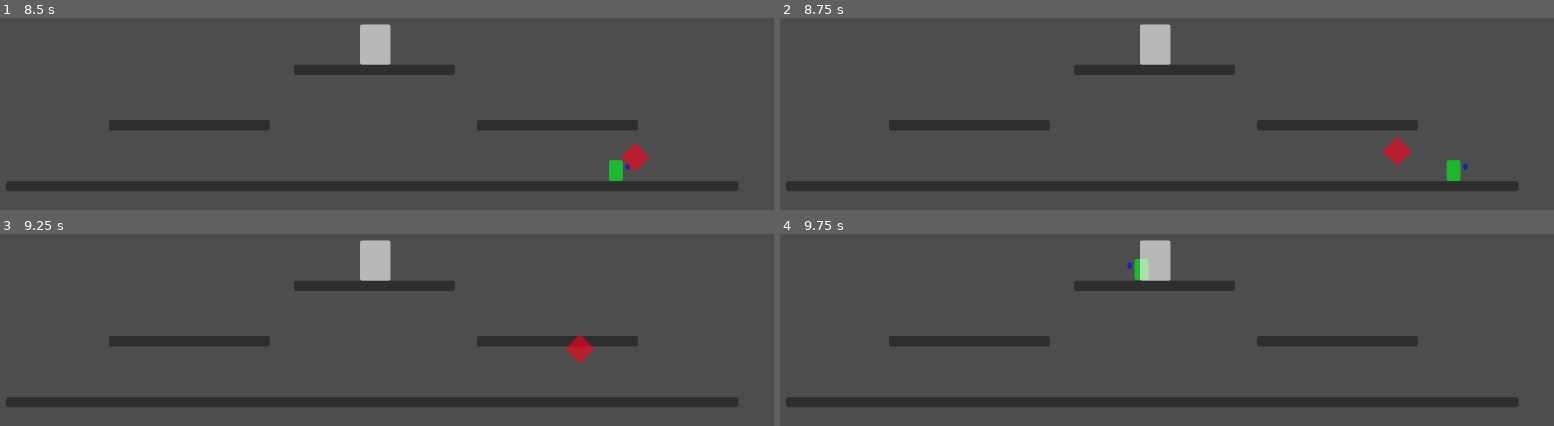
Above: before the commit, frames 1-4 (two rows, left to right).
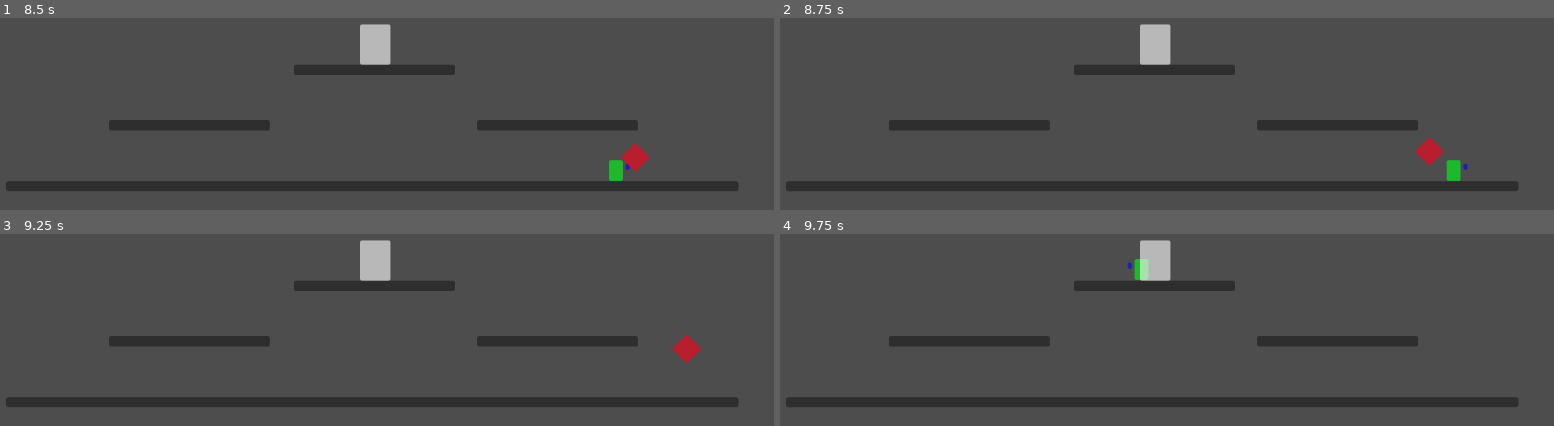
Above: after the commit, the same moments.

Repository: Wherritt/CaptainGameJam
Game: Godot game, scene res://Main.tscn
Two runs of this game, one before a commit and one after it. Both use one fixed random seed, a clock stepped at 60 frames per second and the inputs below.
Inputs:
- Up to frame 1 (8.5 s): tap Enter (ui_accept) at 0.5, 0.77, 1.52, 3.02, 3.77, 4.52, 6.02, 6.77, 7.52 s; hold Right (ui_right) 0.53-2.03 s; hold Left (ui_left) 2.03-2.78 s; hold Right (ui_right) 2.78-4.28 s; hold Left (ui_left) 4.28-5.03 s; hold Right (ui_right) 5.03-5.78 s; hold Left (ui_left) 5.78-7.28 s; hold Right (ui_right) from 7.28 s (still down)
- Up to frame 2 (8.75 s): keep holding Right (ui_right)
- Up to frame 3 (9.25 s): keep holding Right (ui_right); tap Enter (ui_accept) at 9.02 s
- Up to frame 4 (9.75 s): release Right (ui_right) at 9.53 s; hold Left (ui_left) from 9.53 s (still down)

Frame 1 is identical in both runs. In frame 2, 0.6% of the frame differs, in the area x 77-86%, y 61-77%; in frame 3, 0.6%; in frame 4, nothing differs.

Commit message:
minor adjustments to power-up speeds

Diff:
--- a/Player/Player.gd
+++ b/Player/Player.gd
@@ -15,7 +15,7 @@
 	#HAT POWER UP LOGIC
 	if not has_hat() == "":
 		if has_hat() == "hat_1":
-			SPEED = 300 * 100
+			SPEED = 330 * 100
 			JUMP_VELOCITY = -600
 			fire_rate = 0.3
 		elif has_hat() == "bullet_hat":
--- a/scripts/flyer_speed.gd
+++ b/scripts/flyer_speed.gd
@@ -10,3 +10,5 @@
 func _on_speed_up_flyers():
 	flyer_speed += 15
 	print("FLYER SPEED INCREASED: " + str(flyer_speed))
+#This script is a "singleton instance".
+#It is stored under: Project->Project Settings->Autoload
--- a/scripts/flying_enemy.gd
+++ b/scripts/flying_enemy.gd
@@ -24,6 +24,7 @@
 	speed = FlyerSpeed.flyer_speed
 
 func _process(delta):
+	#Using "state machine"
 	match state:
 		State.MOVE_TO_PLAYER:
 			if player:
@@ -42,5 +43,9 @@
 		queue_free()
 
 func _on_area_2d_player_hit():
-	fly_velocity = HIT_PATH[randi() % HIT_PATH.size()]
+	if position.x < player.position.x:
+		fly_velocity = HIT_PATH[0]
+	else:
+		fly_velocity = HIT_PATH[1]
+	#fly_velocity = HIT_PATH[randi() % HIT_PATH.size()]
 	state = State.MOVE_AWAY
--- a/scripts/hat_1.gd
+++ b/scripts/hat_1.gd
@@ -1,5 +1,5 @@
 extends Area2D
-
+#Hat_1/bullet_hat logic handled in player script
 var enemy_dropped_hat = false
 @onready var on_ground_timer = $on_ground_timer
 
